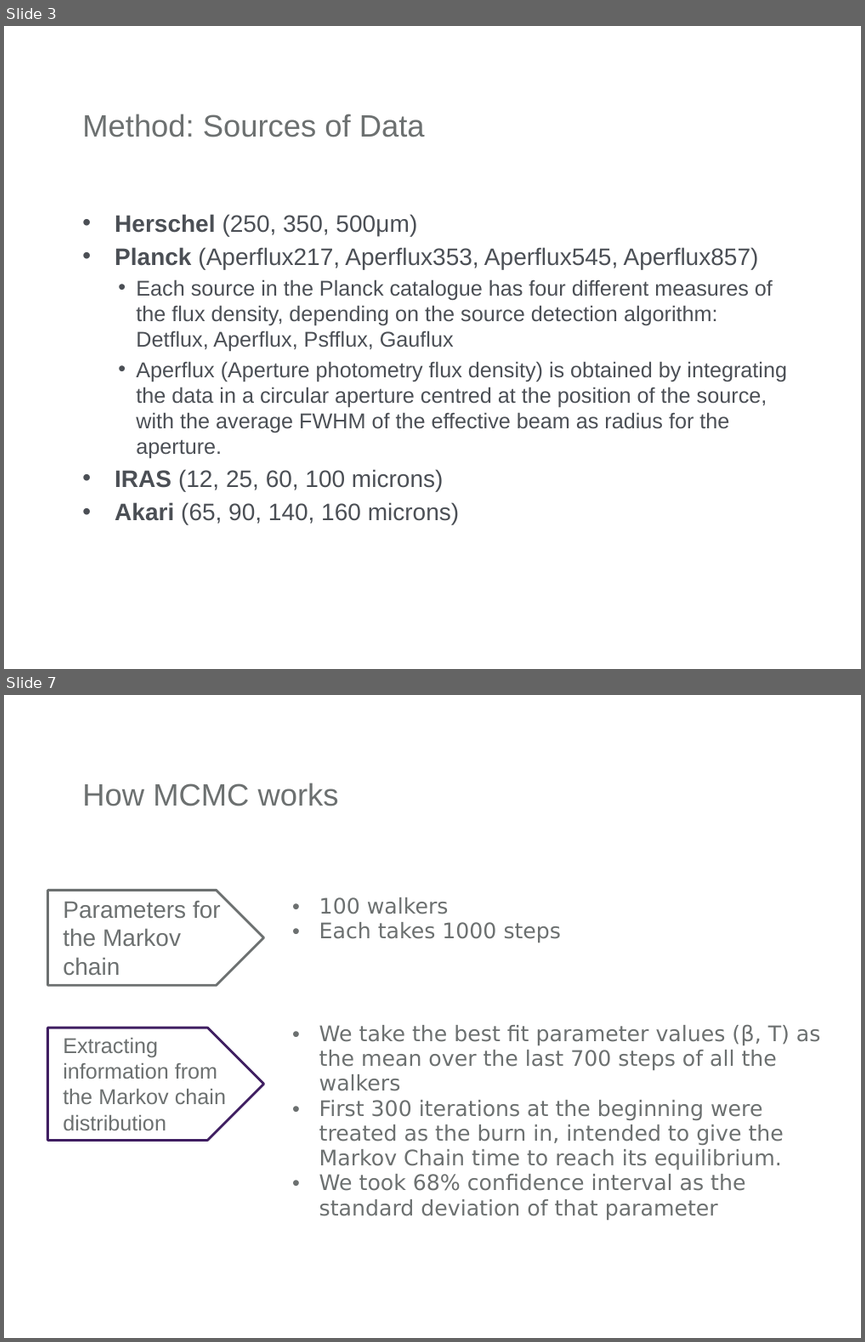
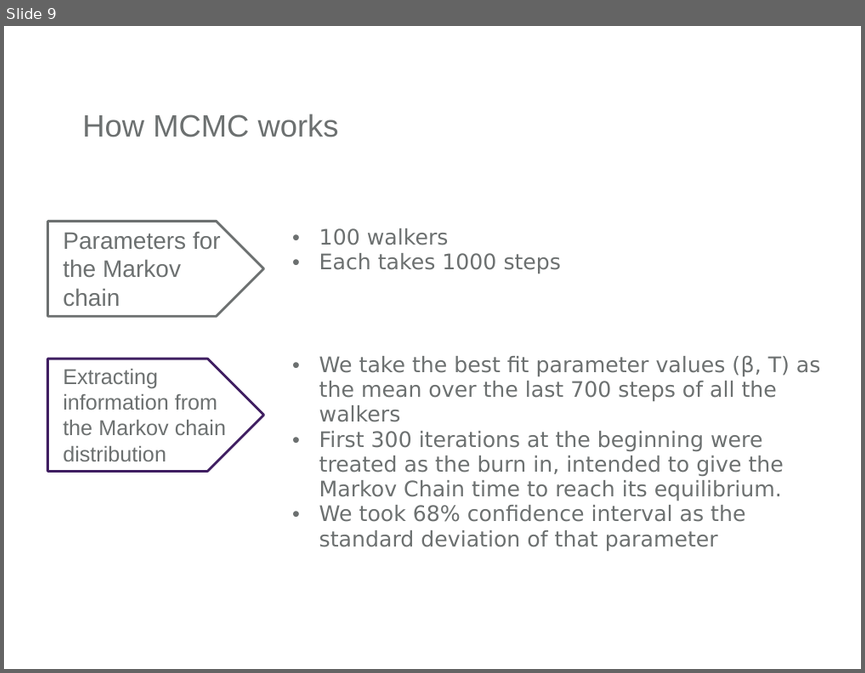
Before and after one commit to lingxz/lightbending, a slide deck: presentation.pptx. Shown one above the other, each under a label of ours: slides 3 and 7 before the commit, slide 9 after it; the slides between them are not shown. The pictures are 865x1342 and 865x673 pixels, drawn with LibreOffice and Linux fonts; fonts in the diff are those of the drawing; background and template pictures are left out. Boxes give left, top, right and bottom in pixels: in the first picture for what was removed or moved away, otherwise in the second. Text is boxed around its words. In the diff, an @@ line names an element or a change of style, - is before the commit and + after.

```diff
--- a/presentation.pptx
+++ b/presentation.pptx
@@ slide 3 removed at box(4, 26, 861, 669), background #FFFFFF @@
@@ title removed at box(82, 114, 425, 137) @@
-Method: Sources of Data
@@ text removed at box(114, 214, 787, 524) @@
-• Herschel (250, 350, 500μm)
-• Planck (Aperflux217, Aperflux353, Aperflux545, Aperflux857)
-  • Each source in the Planck catalogue has four different measures of the flux density, depending on the source detection algorithm: Detflux, Aperflux, Psfflux, Gauflux
-  • Aperflux (Aperture photometry flux density) is obtained by integrating the data in a circular aperture centred at the position of the source, with the average FWHM of the effective beam as radius for the aperture.
-• IRAS (12, 25, 60, 100 microns)
-• Akari (65, 90, 140, 160 microns)
@@ what was slide 7 is now slide 9 @@
```
Also in this commit, not shown: 3 slides changed, 5 slides added, 16 other slides removed, 49 other files.
